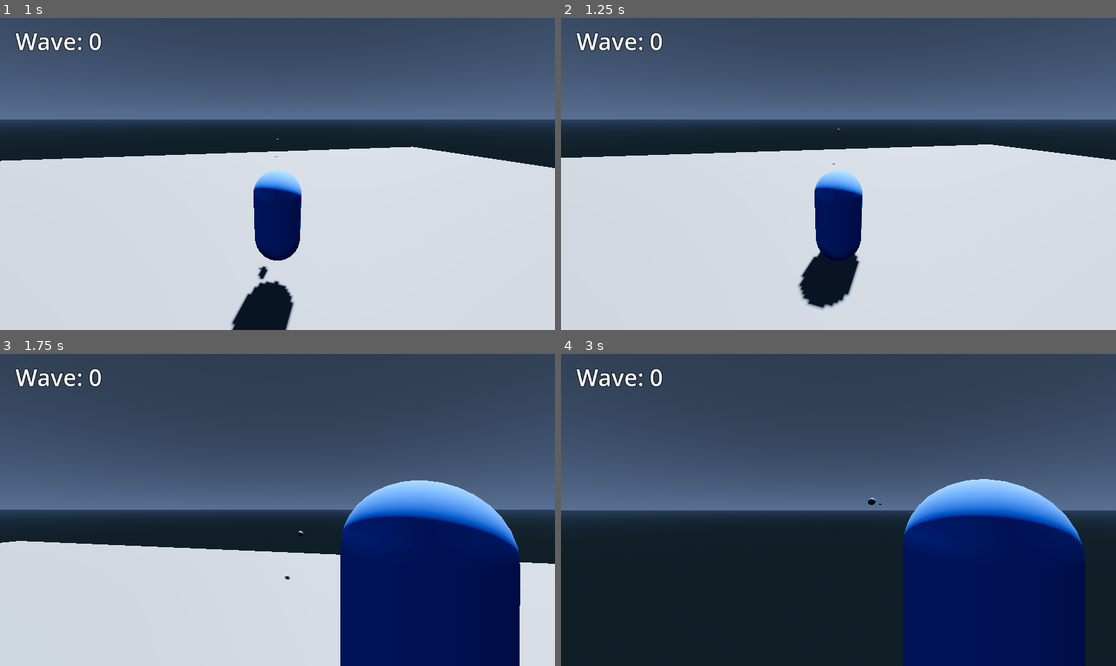
Above: before the commit, frames 1-4 (two rows, left to right).
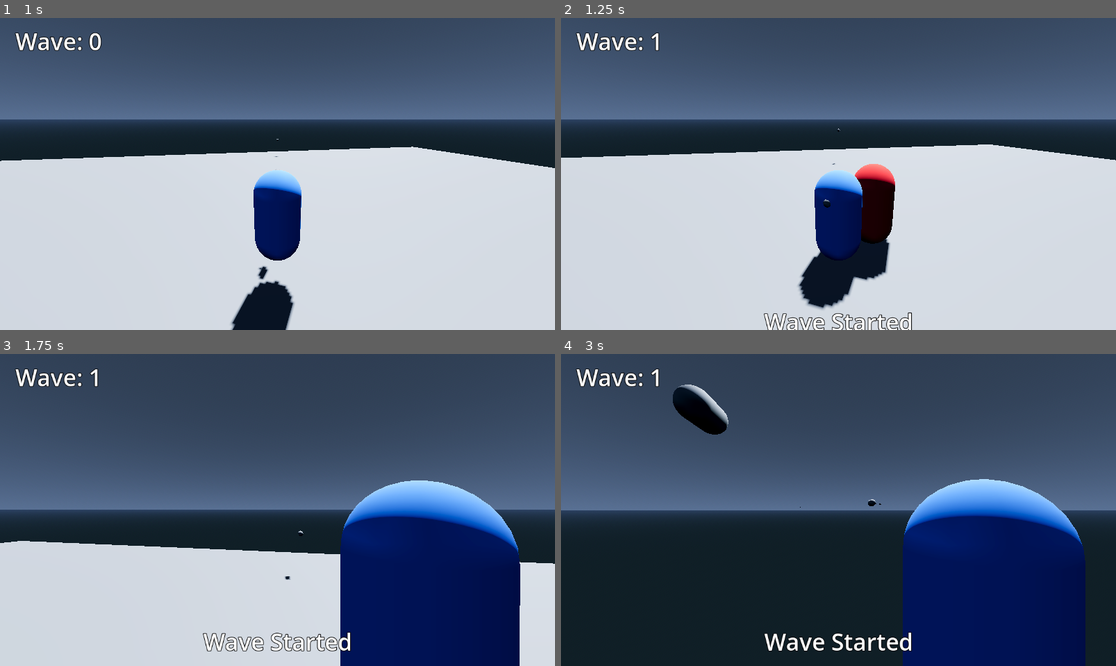
Above: after the commit, the same moments.

Repository: AdilDevStuff/3D-WaveShooter
Game: Godot game, scene res://Scenes/Levels/World.tscn
Same seed, same stepped clock (60 frames per second), same inputs: the game is played once before the commit and once after it.
Inputs (mouse positions are in pixels of both pictures, inside the frame that each line leads up to):
- Up to frame 1 (1 s): tap Enter (ui_accept) at 0.5, 0.77 s; move the mouse to (305, 174) at 0.52 s; press the mouse at (305, 174) at 0.53 s; hold W (Forward) from 0.53 s (still down)
- Up to frame 2 (1.25 s): keep holding W (Forward)
- Up to frame 3 (1.75 s): keep holding W (Forward); move the mouse to (249, 510) at 1.27 s; release the mouse at (249, 510) at 1.28 s; right-click (249, 510) at 1.35 s; tap Enter (ui_accept) at 1.52 s; click (249, 510) at 1.55 s
- Up to frame 4 (3 s): keep holding W (Forward); move the mouse to (849, 503) at 2.02 s; press the mouse at (849, 503) at 2.03 s; move the mouse to (832, 516) at 2.77 s; release the mouse at (832, 516) at 2.78 s; click (832, 516) at 2.85 s

Frame 1 is identical in both runs. In frame 2, 3.0% of the frame differs, in the area x 16-64%, y 4-100%; in frame 3, 1.0%; in frame 4, 1.8%.

Commit message:
Fixed enemies spawn extents not properly working!

Diff:
--- a/Scenes/Characters/Enemy.tscn
+++ b/Scenes/Characters/Enemy.tscn
@@ -1,7 +1,8 @@
-[gd_scene load_steps=13 format=3 uid="uid://bgdfpx5kxn8j5"]
+[gd_scene load_steps=14 format=3 uid="uid://bgdfpx5kxn8j5"]
 
 [ext_resource type="Script" path="res://Scripts/Entities/Enemy.gd" id="1_4clmw"]
 [ext_resource type="PackedScene" uid="uid://dwn1oclefwwxs" path="res://Assets/Components/Shooting.tscn" id="2_2fyh4"]
+[ext_resource type="Script" path="res://Scripts/Components/Shooting.gd" id="2_is7ep"]
 [ext_resource type="Script" path="res://Scripts/Components/Health.gd" id="2_ldbkw"]
 [ext_resource type="PackedScene" uid="uid://cpbjgjltqslvm" path="res://Scenes/Objects/Projectiles/EnemyProjectile.tscn" id="3_8hiib"]
 [ext_resource type="PackedScene" uid="uid://b7ptpcn67fnx4" path="res://Assets/Components/NavigationMovement.tscn" id="4_q448i"]
@@ -52,6 +53,7 @@
 shape = SubResource("BoxShape3D_nbtxa")
 
 [node name="ShootingRange" type="Area3D" parent="."]
+script = ExtResource("2_is7ep")
 
 [node name="CollisionShape3D" type="CollisionShape3D" parent="ShootingRange"]
 shape = SubResource("SphereShape3D_c12mc")
--- a/Scenes/Levels/World.tscn
+++ b/Scenes/Levels/World.tscn
@@ -114,7 +114,6 @@
 autostart = true
 
 [node name="WaveCooldownTimer" type="Timer" parent="WaveSystem"]
-wait_time = 5.0
 
 [node name="SpawnedEnemies" type="Node3D" parent="WaveSystem"]
 
@@ -139,10 +138,9 @@
 anchor_top = 1.0
 anchor_right = 0.5
 anchor_bottom = 1.0
-offset_left = 1.0
-offset_top = 648.0
-offset_right = 1152.0
-offset_bottom = 745.0
+offset_left = -575.0
+offset_right = 576.0
+offset_bottom = 97.0
 grow_horizontal = 2
 grow_vertical = 0
 label_settings = SubResource("LabelSettings_78l4r")
--- a/Scripts/Entities/Player.gd
+++ b/Scripts/Entities/Player.gd
@@ -21,7 +21,7 @@
 	if event is InputEventMouseMotion:
 		rotate_y(deg_to_rad(-event.relative.x * mouse_sensitivity))
 
-func _process(delta: float) -> void:
+func _process(_delta: float) -> void:
 	shooting_component.aim()
 
 	if health_system.is_health_zero():
--- a/Scripts/Managers/WaveSystem.gd
+++ b/Scripts/Managers/WaveSystem.gd
@@ -32,7 +32,7 @@
 	if can_spawn:
 		for i in range(enemy_count):
 			var enemy_instance = enemies.pick_random().instantiate()
-			enemy_instance.position = get_random_spawn_position(-spawn_extents.x, spawn_extents.x, -spawn_extents.y, spawn_extents.y)
+			enemy_instance.position = get_random_spawn_position(-spawn_extents.x, -spawn_extents.z, spawn_extents.x, spawn_extents.z)
 			spawned_enemies.add_child(enemy_instance)
 			await get_tree().create_timer(spawn_rate).timeout
 		can_spawn = false
Binary file added: Assets/Sprites/Background.png
Not shown, added: Assets/Sprites/Background.png.import
Binary file added: Assets/Sprites/ProgressBar.png
Not shown, added: Assets/Sprites/ProgressBar.png.import
